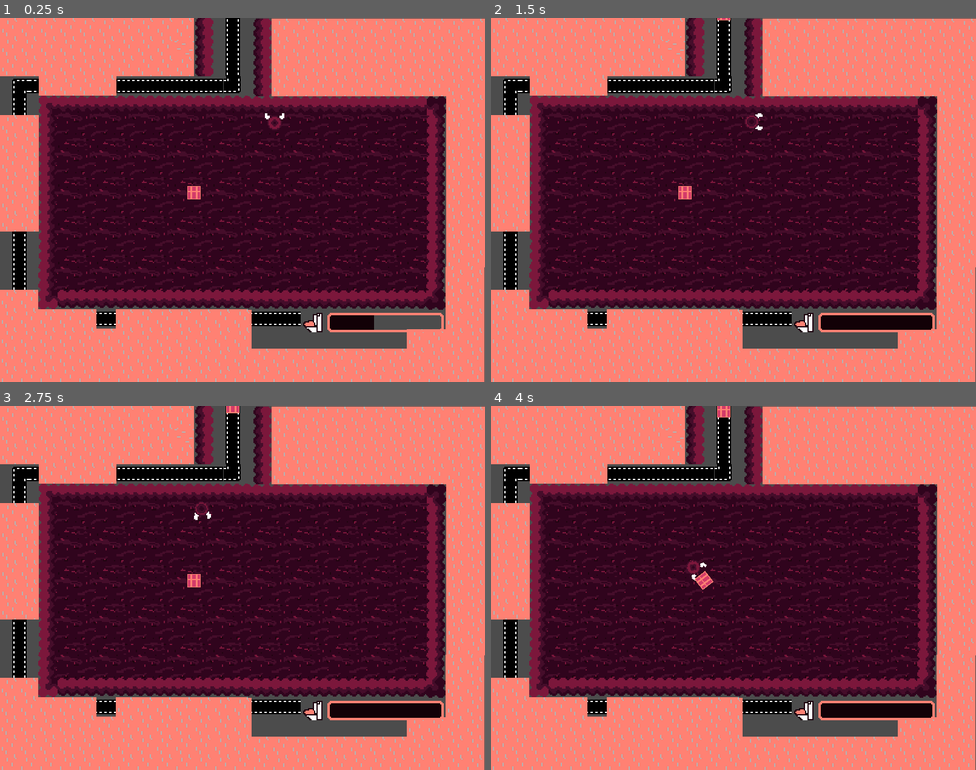
Above: before the commit, frames 1-4 (two rows, left to right).
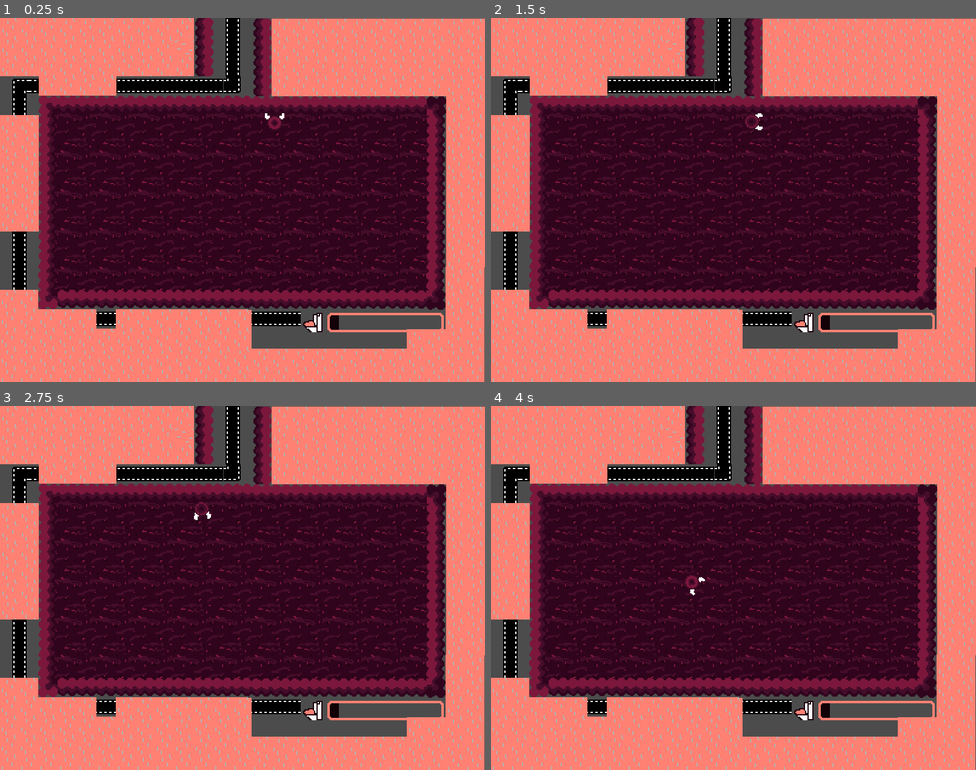
Above: after the commit, the same moments.

Repository: Flipez/arnold
Game: Godot game, scene res://Scenes/MainLevel.tscn
The game is run twice, just before and just after one commit, with the same random seed, the same clock (stepped at 60 frames per second) and the same inputs.
Inputs:
- Up to frame 1 (0.25 s): no input
- Up to frame 2 (1.5 s): hold Right (ui_right) 0.53-1.28 s; tap Space (ui_select) at 0.77 s; tap Enter at 1.25 s; hold Down (ui_down) from 1.28 s (still down)
- Up to frame 3 (2.75 s): tap Space (ui_select) at 1.52 s; release Down (ui_down) at 2.03 s; hold Right (ui_right) from 2.03 s (still down)
- Up to frame 4 (4 s): release Right (ui_right) at 2.78 s; hold Up (ui_up) 2.78-3.53 s; tap Space (ui_select) at 3.02, 3.77 s; hold Left (ui_left) from 3.53 s (still down)

The runs differ from the first frame. In frame 1, 0.4% of the frame differs, in the area x 38-78%, y 46-86%; in frame 2, 1.0%; in frame 3, 1.0%; in frame 4, 1.2%, in the area x 40-91%, y 0-86%.

Commit message:
increase bar on destroy

Diff:
--- a/Objects/Crate/Crate.gd
+++ b/Objects/Crate/Crate.gd
@@ -5,6 +5,7 @@
 var player = null
 export var never_touched = true
 
+signal destroyed
 
 # Called when the node enters the scene tree for the first time.
 func _ready():
@@ -18,14 +19,14 @@
   if hold_by_player:
     stick_to_player(delta)
   if never_touched == false && hold_by_player == false && out_of_play_area():
-    queue_free()
+    destroy()
 
 
 func move_on_belt(delta):
   if position.x == 192 && position.y <= 56:
     position.y += SPEED * delta
   elif position.y == 248 && position.x >= 272:
-    queue_free()
+    destroy()
   elif position.y >= 248 && position.x <= 272:
     position.y = 248
     position.x += SPEED * delta
@@ -55,3 +56,8 @@
   hold_by_player = false
   $CrateDropPlayer.play()
   pass
+
+func destroy():
+  print("destroyed")
+  emit_signal("destroyed")
+  queue_free()
--- a/Scenes/MainLevel.gd
+++ b/Scenes/MainLevel.gd
@@ -2,10 +2,13 @@
 
 var crate_preload = preload("res://Objects/Crate/Crate.tscn")
 onready var crateTimer = $CrateSpawnerTimer
+onready var shitBar = $Shitbar
 
 func _ready():
   crateTimer.start()
 
 
 func _on_CrateSpawnerTimer_timeout():
-  add_child(crate_preload.instance())
+  var crate = crate_preload.instance()
+  add_child(crate)
+  crate.connect("destroyed", shitBar, "crate_destroyed")
--- a/Scenes/MainLevel.tscn
+++ b/Scenes/MainLevel.tscn
@@ -2,7 +2,6 @@
 
 [ext_resource path="res://Sprites/bg.png" type="Texture" id=1]
 [ext_resource path="res://Scenes/Player.tscn" type="PackedScene" id=2]
-[ext_resource path="res://Objects/Crate/Crate.tscn" type="PackedScene" id=3]
 [ext_resource path="res://Objects/Belt/belt.png" type="Texture" id=4]
 [ext_resource path="res://Objects/Belt/belt_corner.png" type="Texture" id=5]
 [ext_resource path="res://Sprites/bubbles.png" type="Texture" id=6]
@@ -14,6 +13,7 @@
 [ext_resource path="res://Sprites/bubblecorner_1.png" type="Texture" id=12]
 [ext_resource path="res://Sprites/bubblecorner_2.png" type="Texture" id=13]
 [ext_resource path="res://Scenes/shitbar.gd" type="Script" id=14]
+[ext_resource path="res://Scenes/MainLevel.gd" type="Script" id=15]
 
 [sub_resource type="TileSet" id=1]
 0/name = "bg.png 0"
@@ -209,7 +209,7 @@
 3/z_index = 0
 
 [node name="MainLevel" type="Node2D"]
-script = ExtResource( 9 )
+script = ExtResource( 15 )
 
 [node name="TileMap" type="TileMap" parent="."]
 position = Vector2( 40, 72 )
@@ -490,17 +490,10 @@
 [node name="Player" parent="." instance=ExtResource( 2 )]
 position = Vector2( 226.38, 85.5949 )
 
-[node name="Crate" parent="." instance=ExtResource( 3 )]
-position = Vector2( 192, -8 )
-
-[node name="Crate2" parent="." instance=ExtResource( 3 )]
-position = Vector2( 160, 144 )
-never_touched = false
-
 [node name="CrateSpawnerTimer" type="Timer" parent="."]
 wait_time = 10.0
 
-[node name="shitbar" type="Control" parent="."]
+[node name="Shitbar" type="Control" parent="."]
 margin_left = 234.0
 margin_top = 242.0
 margin_right = 367.0
@@ -510,7 +503,7 @@
 "_edit_use_anchors_": false
 }
 
-[node name="TextureRect" type="TextureRect" parent="shitbar"]
+[node name="TextureRect" type="TextureRect" parent="Shitbar"]
 margin_left = 16.3635
 margin_top = 1.37909
 margin_right = 32.3636
@@ -520,7 +513,7 @@
 "_edit_use_anchors_": false
 }
 
-[node name="TextureProgress" type="TextureProgress" parent="shitbar"]
+[node name="TextureProgress" type="TextureProgress" parent="Shitbar"]
 margin_left = 35.9591
 margin_top = 0.983261
 margin_right = 131.959
--- a/Scenes/shitbar.gd
+++ b/Scenes/shitbar.gd
@@ -1,19 +1,8 @@
 extends Control
 
+func _ready():
+  pass
 
-# Declare member variables here. Examples:
-# var a = 2
-# var b = "text"
-
-
-# Called when the node enters the scene tree for the first time.
-func _ready():
-  pass # Replace with function body.
-
-
-# Called every frame. 'delta' is the elapsed time since the previous frame.
-func _process(_delta):
-  $TextureProgress.value += 1
-#  pass
-
-#
+func crate_destroyed():
+  print("receive destroed")
+  $TextureProgress.value += 100
